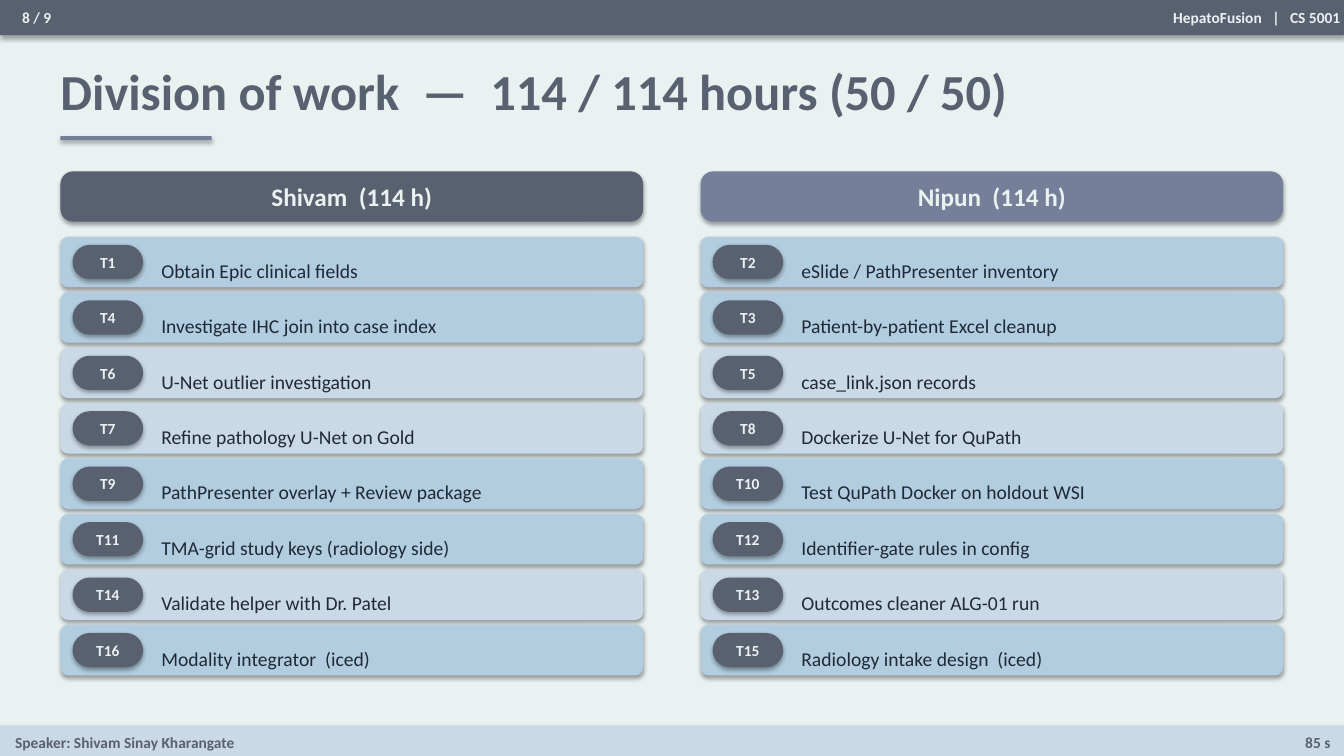
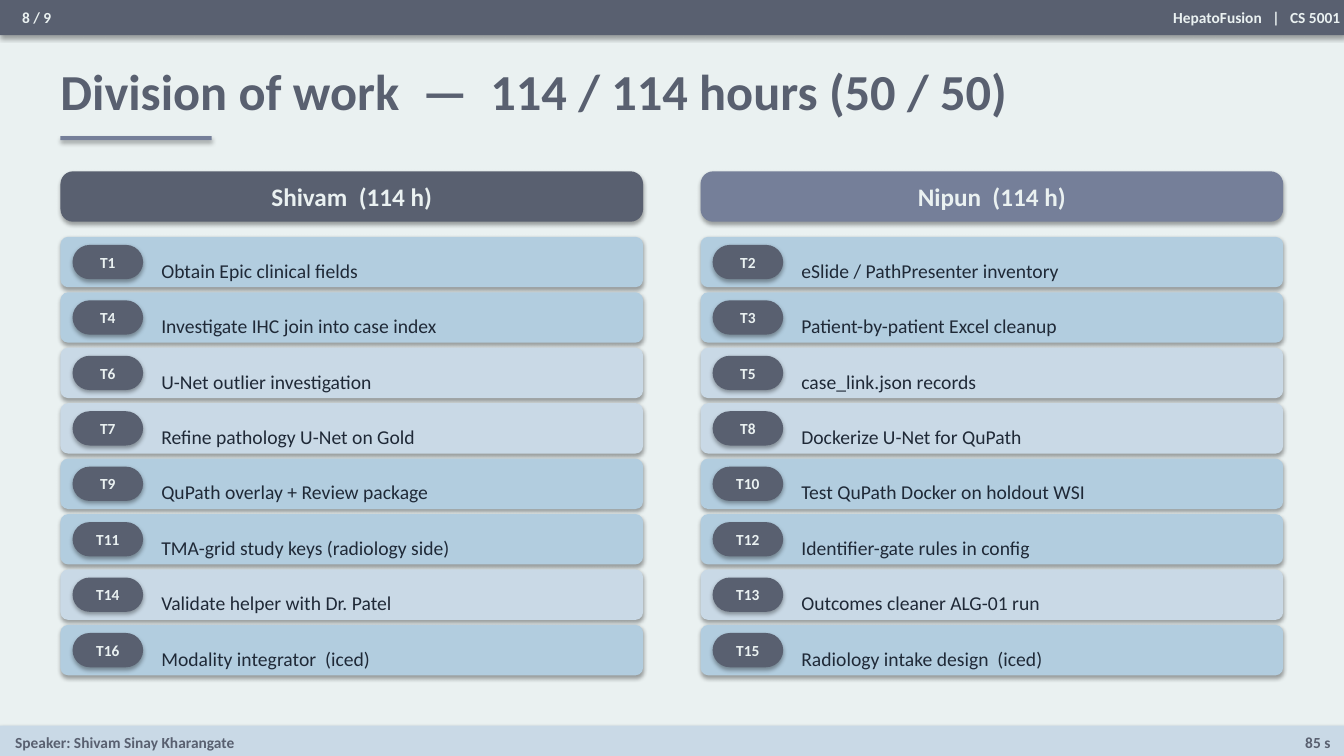
Before and after one commit to ShivamKGate/CS-Senior-Design-I-II, a slide deck: slide 8 of Presentation/HepatoFusion_Draft_Deck.pptx. Drawn at 1344x756 pixels with LibreOffice and Linux fonts; fonts in the diff are those of the drawing. Boxes give left, top, right and bottom in pixels: in the first picture for what was removed or moved away, otherwise in the second. Text is boxed around its words. In the diff, an @@ line names an element or a change of style, - is before the commit and + after.

```diff
--- a/Presentation/HepatoFusion_Draft_Deck.pptx
+++ b/Presentation/HepatoFusion_Draft_Deck.pptx
@@ text at (x1=161, y1=485, x2=428, y2=503): text changed @@
-PathPresenter overlay + Review package
+QuPath overlay + Review package
```
Also in this commit, not shown: 6 other slides changed.
